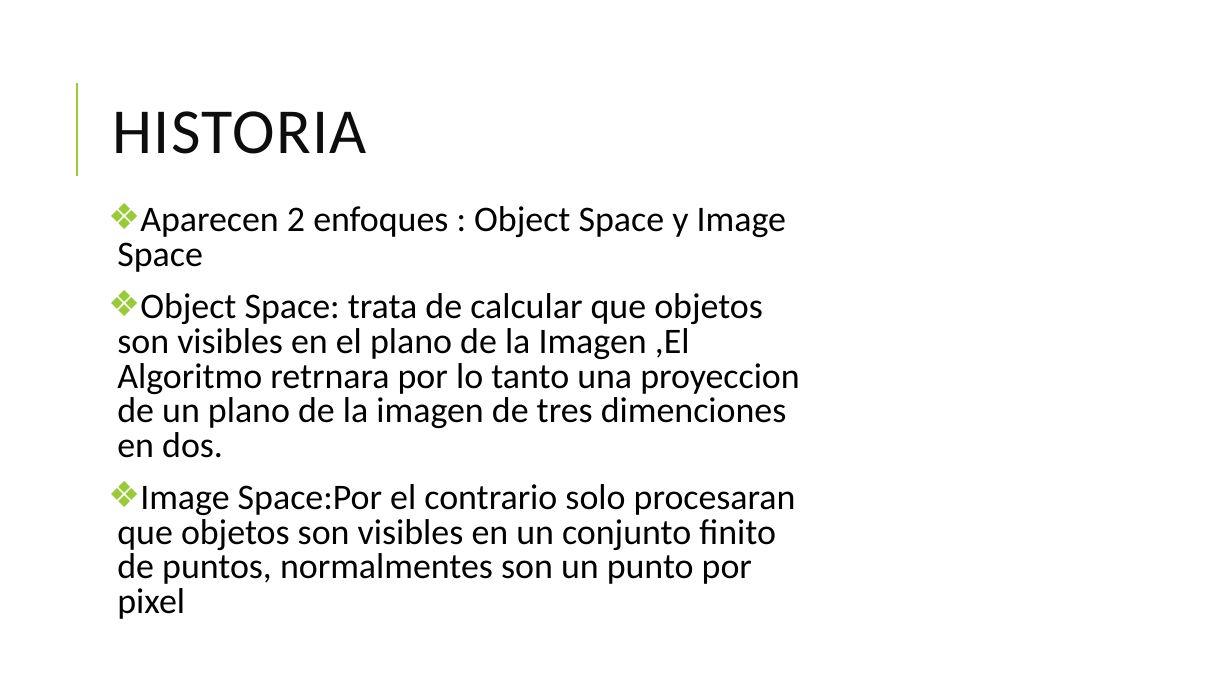
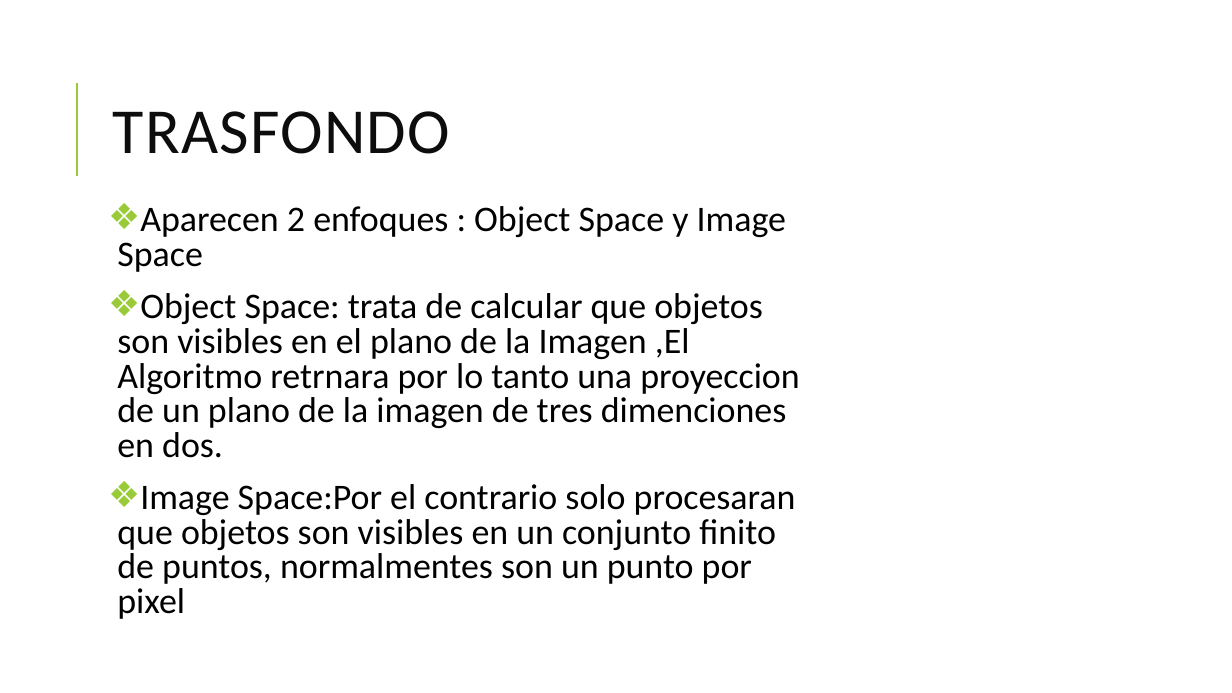
Before and after one commit to MogGy94/paintersAlg, a slide deck: slide 6 of ALGOritmo del Pintor.pptx. Drawn at 1232x693 pixels with LibreOffice and Linux fonts; fonts in the diff are those of the drawing. Boxes give left, top, right and bottom in pixels: in the first picture for what was removed or moved away, otherwise in the second. Text is boxed around its words. In the diff, an @@ line names an element or a change of style, - is before the commit and + after.

```diff
--- a/ALGOritmo del Pintor.pptx
+++ b/ALGOritmo del Pintor.pptx
@@ title at [113,111,450,154]: text changed @@
-HISTORIA
+TRASFONDO
```
Also in this commit, not shown: 8 slides added, 14 other files.
